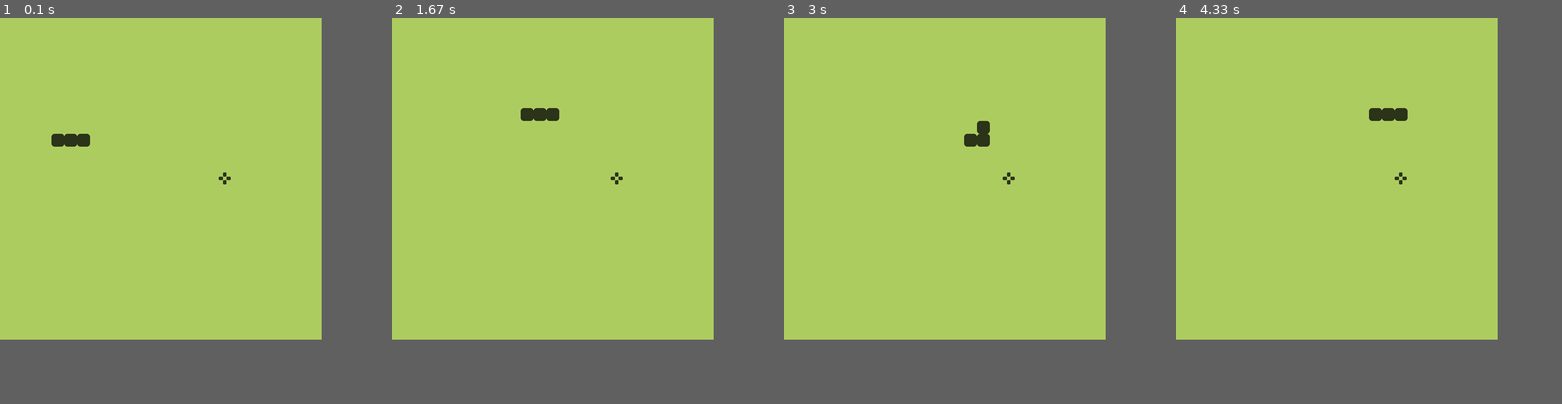
Above: before the commit, frames 1-4 (left to right).
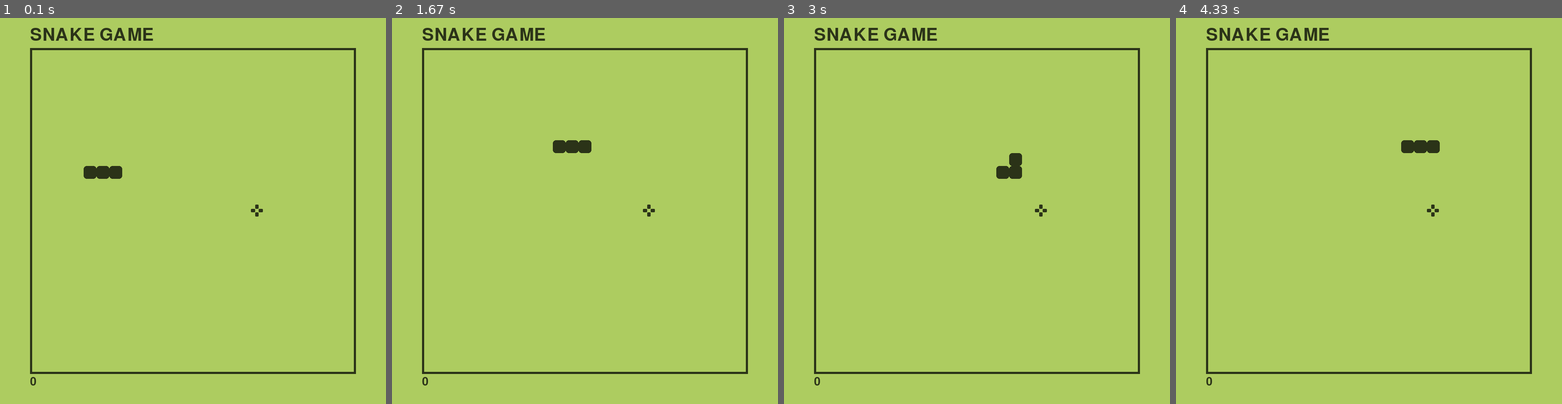
Above: after the commit, the same moments.

Repository: Trickaay/Pygame---Snake
Game: pygame game, started from snake.py
Same seed, same stepped clock (60 frames per second), same inputs: the game is played once before the commit and once after it.
Inputs:
- Up to frame 1 (0.1 s): no input
- Up to frame 2 (1.67 s): hold Up 0.83-1.3 s; hold Right from 1.33 s (still down)
- Up to frame 3 (3 s): release Right at 1.8 s; hold Down 2.4-2.7 s; hold Left from 2.73 s (still down)
- Up to frame 4 (4.33 s): release Left at 3.13 s; hold Up 3.17-3.53 s; hold Right 3.57-4.2 s; hold Down from 4.23 s (still down)
The window is 750x750 before the commit and 900x900 after it. Grey fills any space a smaller window leaves; there, only what the larger window draws over its background counts as a difference.

The runs differ from the first frame. In frame 1, 3.1% of the frame differs, in the area x 7-93%, y 2-96%; in frame 2, 3.1%; in frame 3, 3.1%; in frame 4, 3.1%.

Commit message:
Finishing touches
Added score and sounds for collisions

Diff:
--- a/snake.py
+++ b/snake.py
@@ -2,6 +2,9 @@
 from pygame.math import Vector2
 
 pygame.init()
+
+title_font = pygame.font.Font(None, 60)
+score_font = pygame.font.Font(None, 40)
 
 GREEN = (173, 204, 96)
 DARK_GREEN = (43, 51, 24)
@@ -9,12 +12,13 @@
 cell_size = 30
 number_of_cells = 25
 
+OFFSET = 75
 class Food:
     def __init__(self, snake_body):
         self.position = self.generate_random_pos(snake_body)
 
     def draw(self):
-        food_rect = pygame.Rect(self.position.x*cell_size, self.position.y*cell_size, cell_size, cell_size)
+        food_rect = pygame.Rect(OFFSET + self.position.x*cell_size, OFFSET + self.position.y*cell_size, cell_size, cell_size)
         screen.blit(food_surface, food_rect)
 
     def generate_random_cell(self):
@@ -34,10 +38,13 @@
         self.body = [Vector2(6, 9), Vector2(5, 9), Vector2(4, 9)]
         self.direction = Vector2(1, 0)
         self.add_segment = False
+        self.eat_sound = pygame.mixer.Sound("Assets/eat.mp3")
+        self.wall_hit_sound = pygame.mixer.Sound("Assets/wall.mp3")
+
 
     def draw(self):
         for segment in self.body:
-            segment_rect = (segment.x * cell_size, segment.y * cell_size, cell_size, cell_size)
+            segment_rect = (OFFSET + segment.x * cell_size, OFFSET + segment.y * cell_size, cell_size, cell_size)
             pygame.draw.rect(screen, DARK_GREEN, segment_rect, 0, 7)
 
     def update(self):
@@ -55,7 +62,7 @@
         self.snake = Snake()
         self.food = Food(self.snake.body)
         self.state = "RUNNING"
-
+        self.score = 0
 
     def draw(self):
         self.snake.draw()
@@ -72,6 +79,8 @@
         if self.snake.body[0] == self.food.position:
             self.food.position = self.food.generate_random_pos(self.snake.body)
             self.snake.add_segment = True
+            self.score += 1
+            self.snake.eat_sound.play()
 
     def check_collision_with_edges(self):
         if self.snake.body[0].x == number_of_cells or self.snake.body[0].x == -1:
@@ -83,13 +92,16 @@
         self.snake.reset()
         self.food.position = self.food.generate_random_pos(self.snake.body)
         self.state = "STOPPED"
+        self.score = 0
+        self.snake.wall_hit_sound.play()
 
     def check_collision_with_tail(self):
         headless_body = self.snake.body[1:]
         if self.snake.body[0] in headless_body:
             self.game_over()
 
-screen = pygame.display.set_mode((cell_size*number_of_cells, cell_size*number_of_cells))
+
+screen = pygame.display.set_mode((2*OFFSET + cell_size*number_of_cells, 2*OFFSET + cell_size*number_of_cells))
 
 pygame.display.set_caption("Snake Game")
 
@@ -124,7 +136,13 @@
 
 
     screen.fill(GREEN)
+    pygame.draw.rect(screen, DARK_GREEN,
+        (OFFSET-5, OFFSET-5, cell_size*number_of_cells+10, cell_size*number_of_cells+10), 5)
     game.draw()
+    title_surface = title_font.render("SNAKE GAME", True, (DARK_GREEN))
+    score_surface = score_font.render(str(game.score), True, DARK_GREEN)
+    screen.blit(title_surface, (OFFSET -5, 20))
+    screen.blit(score_surface, (OFFSET -5, OFFSET + cell_size*number_of_cells + 10))
 
     pygame.display.update()
     clock.tick(60)
